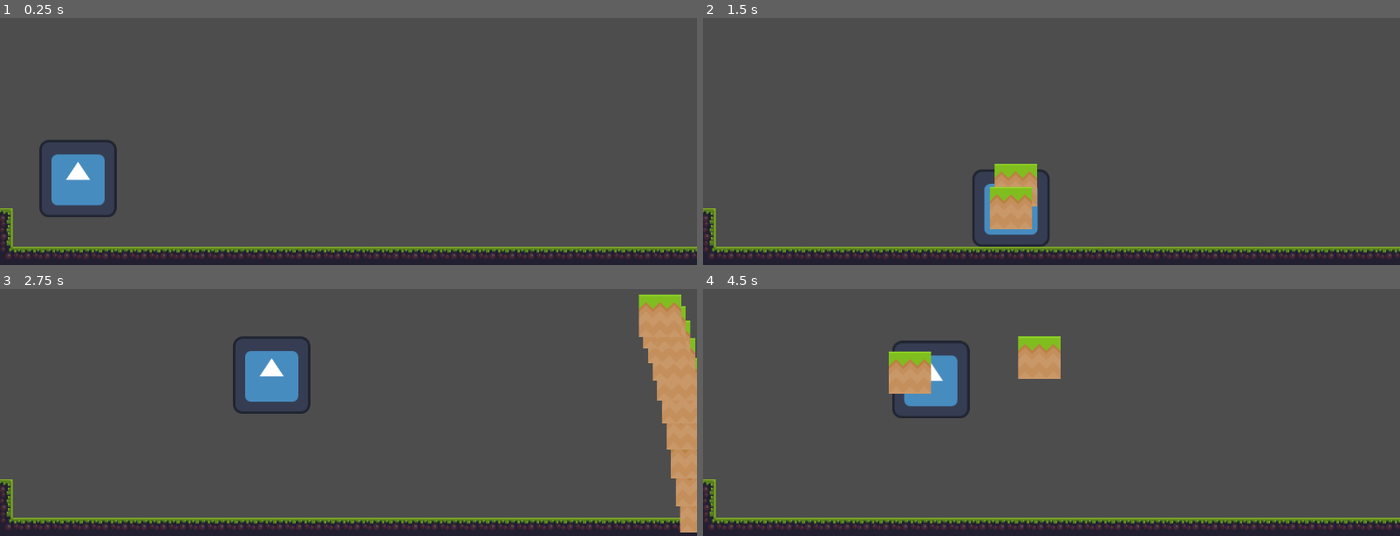
Above: before the commit, frames 1-4 (two rows, left to right).
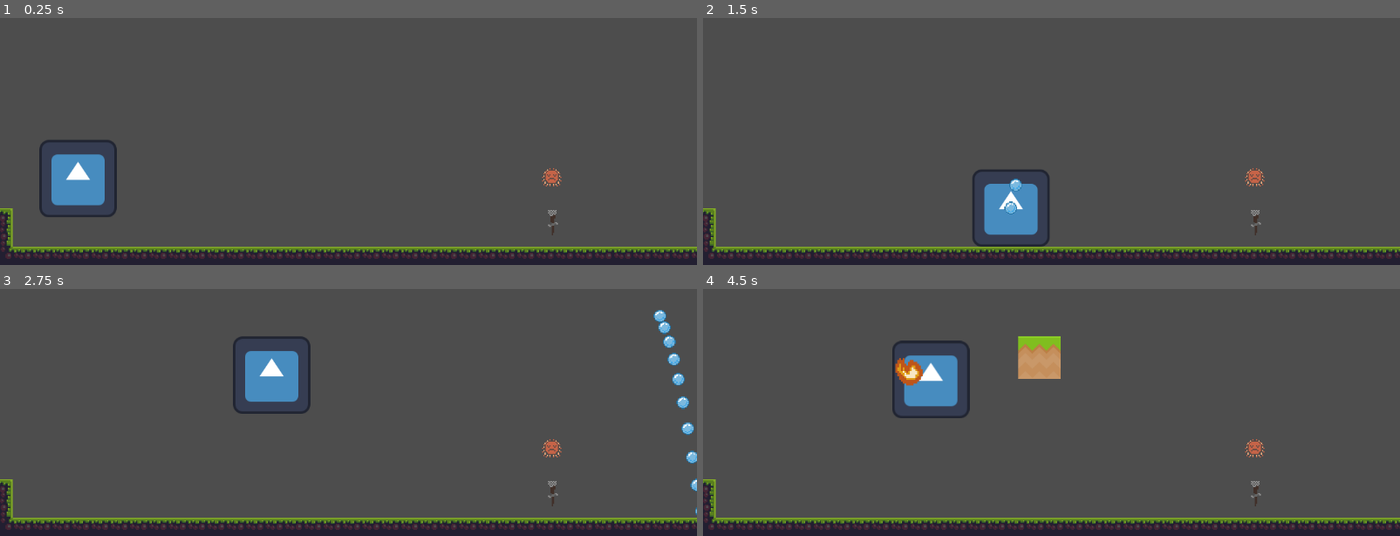
Above: after the commit, the same moments.

Repository: hanseei/superwizquest
Game: Godot game, scene res://Assets/Nodes/Scenes/TestStage.tscn
Same seed, same stepped clock (60 frames per second), same inputs: the game is played once before the commit and once after it. The engine's default icon, where the game draws it, is replaced by a stand-in: a white triangle on a blue panel in a dark square.
Inputs:
- Up to frame 1 (0.25 s): no input
- Up to frame 2 (1.5 s): hold Shift (shift) 0.53-1.28 s; hold D (move_right) from 0.53 s (still down); tap W (move_up) at 0.77 s; tap Space (space) at 1.35 s
- Up to frame 3 (2.75 s): tap W (move_up) at 1.52 s; release D (move_right) at 2.03 s; hold A (move_left) from 2.03 s (still down); hold Shift (shift) from 2.03 s (still down)
- Up to frame 4 (4.5 s): release A (move_left) at 2.78 s; release Shift (shift) at 2.78 s; hold D (move_right) 2.78-4.28 s; tap Space (space) at 2.85, 4.35 s; tap W (move_up) at 3.02, 3.77 s; hold Shift (shift) 3.53-4.28 s; hold A (move_left) from 4.28 s (still down)

The runs differ from the first frame. In frame 1, 0.2% of the frame differs, in the area x 77-81%, y 60-88%; in frame 2, 1.8%; in frame 3, 5.0%, in the area x 77-100%, y 2-99%; in frame 4, 1.2%.

Commit message:
Updated temp sprites for fire and water, implemented torches, working on a separate 'light' to check signals from torch

Diff:
--- /dev/null
+++ b/Assets/Nodes/Actors/Interactables/Scripts/toggletest.gd
@@ -0,0 +1,15 @@
+extends Node2D
+#	Will be used to connect the 'light' on this sprite to the signal of a given torch.
+@export var triggerObjectName = "Torch"
+var triggerObject
+
+
+#func _ready():
+#	if(get_node(triggerObjectName)):
+#		SceneTree
+#			triggerObject = get_node(triggerObjectName)
+#			triggerObject.lit.connect("lightUp")
+
+
+func lightUp():
+	$AnimatedSprite2D.animation = "activated"
--- /dev/null
+++ b/Assets/Nodes/Actors/Interactables/Scripts/torch.gd
@@ -0,0 +1,27 @@
+extends Area2D
+
+@export var state = false
+
+signal doused
+signal lit
+
+#	If hit with a firebolt, check if already lit, if not, light and emit 'lit' signal.
+func lightTorch():
+	if (!state):
+		state = true
+		$AnimatedSprite2D.animation = "burning"
+		lit.emit()
+
+#	If hit with water, check if already doused, if not, douse and emit 'doused' signal.
+func douseTorch():
+	if (state):
+		state = false
+		$AnimatedSprite2D.animation = "default"
+		doused.emit()
+
+#	On collision (layer 4), check if object is in group 'fires' or 'waters', and call the related function.
+func area_entered(area: Area2D):
+	if (area.is_in_group("fires")):
+		lightTorch()
+	elif (area.is_in_group("waters")):
+		douseTorch()
--- /dev/null
+++ b/Assets/Nodes/Actors/Interactables/toggletest.tscn
@@ -0,0 +1,39 @@
+[gd_scene load_steps=6 format=3 uid="uid://c2sylo50eqnp0"]
+
+[ext_resource type="Texture2D" uid="uid://b13vmx4w62sur" path="res://Assets/Images/Spritesheets/testlight_spritesheet.png" id="1_6aswh"]
+[ext_resource type="Script" uid="uid://qa5gqe7rdif3" path="res://Assets/Nodes/Actors/Interactables/Scripts/toggletest.gd" id="1_ov7jl"]
+
+[sub_resource type="AtlasTexture" id="AtlasTexture_ov7jl"]
+atlas = ExtResource("1_6aswh")
+region = Rect2(16, 0, 16, 16)
+
+[sub_resource type="AtlasTexture" id="AtlasTexture_7grol"]
+atlas = ExtResource("1_6aswh")
+region = Rect2(0, 0, 16, 16)
+
+[sub_resource type="SpriteFrames" id="SpriteFrames_wr32u"]
+animations = [{
+"frames": [{
+"duration": 1.0,
+"texture": SubResource("AtlasTexture_ov7jl")
+}],
+"loop": true,
+"name": &"activated",
+"speed": 5.0
+}, {
+"frames": [{
+"duration": 1.0,
+"texture": SubResource("AtlasTexture_7grol")
+}],
+"loop": true,
+"name": &"default",
+"speed": 5.0
+}]
+
+[node name="Toggletest" type="Node2D"]
+script = ExtResource("1_ov7jl")
+
+[node name="AnimatedSprite2D" type="AnimatedSprite2D" parent="."]
+scale = Vector2(2, 2)
+sprite_frames = SubResource("SpriteFrames_wr32u")
+autoplay = "default"
--- /dev/null
+++ b/Assets/Nodes/Actors/Interactables/torch.tscn
@@ -0,0 +1,59 @@
+[gd_scene load_steps=8 format=3 uid="uid://cwbjkioh2y6bw"]
+
+[ext_resource type="Script" uid="uid://d3wspv0ludxmu" path="res://Assets/Nodes/Actors/Interactables/Scripts/torch.gd" id="1_3f0jf"]
+[ext_resource type="Texture2D" uid="uid://mtj0vjxvp1ui" path="res://Assets/Images/Spritesheets/torch_spritesheet.png" id="1_bigg6"]
+
+[sub_resource type="RectangleShape2D" id="RectangleShape2D_3f0jf"]
+size = Vector2(11, 12)
+
+[sub_resource type="AtlasTexture" id="AtlasTexture_47w5k"]
+atlas = ExtResource("1_bigg6")
+region = Rect2(32, 0, 32, 32)
+
+[sub_resource type="AtlasTexture" id="AtlasTexture_pp88j"]
+atlas = ExtResource("1_bigg6")
+region = Rect2(64, 0, 32, 32)
+
+[sub_resource type="AtlasTexture" id="AtlasTexture_jwkup"]
+atlas = ExtResource("1_bigg6")
+region = Rect2(0, 0, 32, 32)
+
+[sub_resource type="SpriteFrames" id="SpriteFrames_36g16"]
+animations = [{
+"frames": [{
+"duration": 1.0,
+"texture": SubResource("AtlasTexture_47w5k")
+}, {
+"duration": 1.0,
+"texture": SubResource("AtlasTexture_pp88j")
+}],
+"loop": true,
+"name": &"burning",
+"speed": 5.0
+}, {
+"frames": [{
+"duration": 1.0,
+"texture": SubResource("AtlasTexture_jwkup")
+}],
+"loop": true,
+"name": &"default",
+"speed": 5.0
+}]
+
+[node name="torch" type="Area2D"]
+collision_layer = 8
+collision_mask = 8
+script = ExtResource("1_3f0jf")
+
+[node name="CollisionShape2D" type="CollisionShape2D" parent="."]
+light_mask = 8
+visibility_layer = 8
+position = Vector2(-0.5, -6)
+shape = SubResource("RectangleShape2D_3f0jf")
+
+[node name="AnimatedSprite2D" type="AnimatedSprite2D" parent="."]
+texture_filter = 1
+sprite_frames = SubResource("SpriteFrames_36g16")
+autoplay = "default"
+
+[connection signal="area_entered" from="." to="." method="area_entered"]
--- a/Assets/Nodes/Actors/Player/Scripts/fire.gd
+++ b/Assets/Nodes/Actors/Player/Scripts/fire.gd
@@ -11,3 +11,8 @@
 
 func _on_Area2D_body_entered(body):
 	queue_free()
+
+#	A function called from player to determine which way the fireball sprite should face
+func setAnimDirection(facing_left: bool):
+	match facing_left:
+		false: $AnimatedSprite2D.flip_h = true
--- a/Assets/Nodes/Actors/Player/Scripts/player.gd
+++ b/Assets/Nodes/Actors/Player/Scripts/player.gd
@@ -52,6 +52,7 @@
 	var shot = scene.instantiate()
 	shot.global_position = $Orb.global_position
 	shot.velocity = Vector2.LEFT * shot.speed if facing_left else Vector2.RIGHT * shot.speed
+	shot.setAnimDirection(facing_left)
 	get_tree().current_scene.add_child(shot)
 
 func shoot_water_burst(scene: PackedScene):
--- a/Assets/Nodes/Actors/Player/earth.tscn
+++ b/Assets/Nodes/Actors/Player/earth.tscn
@@ -13,4 +13,5 @@
 shape = SubResource("RectangleShape2D_7wcun")
 
 [node name="GrassMid" type="Sprite2D" parent="."]
+texture_filter = 1
 texture = ExtResource("1_om26h")
--- a/Assets/Nodes/Actors/Player/fire.tscn
+++ b/Assets/Nodes/Actors/Player/fire.tscn
@@ -1,20 +1,115 @@
-[gd_scene load_steps=4 format=3 uid="uid://cbl8l45oc3fy2"]
+[gd_scene load_steps=16 format=3 uid="uid://cbl8l45oc3fy2"]
 
-[ext_resource type="Texture2D" uid="uid://dvf3leyf8ljbh" path="res://Assets/Images/Tilesets/grassMid.png" id="1_2pqqt"]
 [ext_resource type="Script" uid="uid://dmjau3xpdx5y8" path="res://Assets/Nodes/Actors/Player/Scripts/fire.gd" id="1_5ltu8"]
+[ext_resource type="Texture2D" uid="uid://cgodq03m7ug6w" path="res://Assets/Images/Spritesheets/fireball_spritesheets.png" id="2_wa237"]
+[ext_resource type="Texture2D" uid="uid://dfu1p1onnpgt6" path="res://Assets/Images/Spritesheets/fireball_spritesheet.png" id="3_i5rcq"]
 
 [sub_resource type="RectangleShape2D" id="RectangleShape2D_5ltu8"]
 size = Vector2(70, 70)
 
-[node name="Area2D" type="Area2D"]
+[sub_resource type="AtlasTexture" id="AtlasTexture_nkwac"]
+atlas = ExtResource("2_wa237")
+region = Rect2(0, 0, 16, 16)
+
+[sub_resource type="AtlasTexture" id="AtlasTexture_21k4x"]
+atlas = ExtResource("2_wa237")
+region = Rect2(16, 0, 16, 16)
+
+[sub_resource type="AtlasTexture" id="AtlasTexture_717ml"]
+atlas = ExtResource("3_i5rcq")
+region = Rect2(48, 16, 16, 16)
+
+[sub_resource type="AtlasTexture" id="AtlasTexture_6j36b"]
+atlas = ExtResource("3_i5rcq")
+region = Rect2(32, 16, 16, 16)
+
+[sub_resource type="AtlasTexture" id="AtlasTexture_j33aa"]
+atlas = ExtResource("3_i5rcq")
+region = Rect2(16, 16, 16, 16)
+
+[sub_resource type="AtlasTexture" id="AtlasTexture_rwno2"]
+atlas = ExtResource("3_i5rcq")
+region = Rect2(0, 16, 16, 16)
+
+[sub_resource type="AtlasTexture" id="AtlasTexture_wlox3"]
+atlas = ExtResource("3_i5rcq")
+region = Rect2(0, 0, 16, 16)
+
+[sub_resource type="AtlasTexture" id="AtlasTexture_v6a3d"]
+atlas = ExtResource("3_i5rcq")
+region = Rect2(16, 0, 16, 16)
+
+[sub_resource type="AtlasTexture" id="AtlasTexture_w3k7s"]
+atlas = ExtResource("3_i5rcq")
+region = Rect2(32, 0, 16, 16)
+
+[sub_resource type="AtlasTexture" id="AtlasTexture_c35ia"]
+atlas = ExtResource("3_i5rcq")
+region = Rect2(48, 0, 16, 16)
+
+[sub_resource type="SpriteFrames" id="SpriteFrames_nkwac"]
+animations = [{
+"frames": [{
+"duration": 1.0,
+"texture": SubResource("AtlasTexture_nkwac")
+}, {
+"duration": 1.0,
+"texture": SubResource("AtlasTexture_21k4x")
+}],
+"loop": true,
+"name": &"default",
+"speed": 7.0
+}, {
+"frames": [{
+"duration": 1.0,
+"texture": SubResource("AtlasTexture_717ml")
+}, {
+"duration": 1.0,
+"texture": SubResource("AtlasTexture_6j36b")
+}, {
+"duration": 1.0,
+"texture": SubResource("AtlasTexture_j33aa")
+}, {
+"duration": 1.0,
+"texture": SubResource("AtlasTexture_rwno2")
+}],
+"loop": true,
+"name": &"fire_left",
+"speed": 15.0
+}, {
+"frames": [{
+"duration": 1.0,
+"texture": SubResource("AtlasTexture_wlox3")
+}, {
+"duration": 1.0,
+"texture": SubResource("AtlasTexture_v6a3d")
+}, {
+"duration": 1.0,
+"texture": SubResource("AtlasTexture_w3k7s")
+}, {
+"duration": 1.0,
+"texture": SubResource("AtlasTexture_c35ia")
+}],
+"loop": true,
+"name": &"fire_right",
+"speed": 5.0
+}]
+
+[node name="fire" type="Area2D" groups=["fires"]]
+collision_layer = 9
+collision_mask = 9
 script = ExtResource("1_5ltu8")
 
 [node name="CollisionShape2D" type="CollisionShape2D" parent="."]
+scale = Vector2(0.6, 0.6)
 shape = SubResource("RectangleShape2D_5ltu8")
 
-[node name="GrassMid" type="Sprite2D" parent="."]
-texture = ExtResource("1_2pqqt")
+[node name="VisibleOnScreenEnabler2D" type="VisibleOnScreenEnabler2D" parent="."]
+scale = Vector2(2.4, 2.4)
 
-[node name="VisibleOnScreenEnabler2D" type="VisibleOnScreenEnabler2D" parent="."]
-position = Vector2(0, -0.499998)
-scale = Vector2(3.5, 3.45)
+[node name="AnimatedSprite2D" type="AnimatedSprite2D" parent="."]
+texture_filter = 1
+scale = Vector2(3, 3)
+sprite_frames = SubResource("SpriteFrames_nkwac")
+animation = &"fire_left"
+autoplay = "fire_left"
--- a/Assets/Nodes/Actors/Player/water.tscn
+++ b/Assets/Nodes/Actors/Player/water.tscn
@@ -1,20 +1,24 @@
 [gd_scene load_steps=4 format=3 uid="uid://b43fr5tpkqw0n"]
 
 [ext_resource type="Script" uid="uid://bjs5epuods5p7" path="res://Assets/Nodes/Actors/Player/Scripts/water.gd" id="1_7wcun"]
-[ext_resource type="Texture2D" uid="uid://dvf3leyf8ljbh" path="res://Assets/Images/Tilesets/grassMid.png" id="1_qi1wl"]
+[ext_resource type="Texture2D" uid="uid://d03eysae1pgey" path="res://Assets/Images/Spritesheets/water_sprite.png" id="2_m6nuc"]
 
 [sub_resource type="RectangleShape2D" id="RectangleShape2D_7wcun"]
-size = Vector2(70, 70)
+size = Vector2(14, 14)
 
-[node name="Area2D" type="Area2D"]
+[node name="water" type="Area2D" groups=["waters"]]
+collision_layer = 9
+collision_mask = 9
 script = ExtResource("1_7wcun")
 
-[node name="CollisionShape2D" type="CollisionShape2D" parent="."]
+[node name="CollisionShape2D" type="CollisionShape2D" parent="." groups=["waters"]]
+scale = Vector2(1.5, 1.5)
 shape = SubResource("RectangleShape2D_7wcun")
 
 [node name="GrassMid" type="Sprite2D" parent="."]
-texture = ExtResource("1_qi1wl")
+texture_filter = 1
+scale = Vector2(1.5, 1.5)
+texture = ExtResource("2_m6nuc")
 
 [node name="VisibleOnScreenEnabler2D" type="VisibleOnScreenEnabler2D" parent="."]
-position = Vector2(0, -0.499998)
-scale = Vector2(3.5, 3.45)
+position = Vector2(-3.8147e-07, -1.81794e-07)
--- a/Assets/Nodes/Scenes/TestStage.tscn
+++ b/Assets/Nodes/Scenes/TestStage.tscn
@@ -1,8 +1,10 @@
-[gd_scene load_steps=8 format=4 uid="uid://c7g3qysr2s8mq"]
+[gd_scene load_steps=10 format=4 uid="uid://c7g3qysr2s8mq"]
 
 [ext_resource type="Texture2D" uid="uid://t67xuw2rn3q2" path="res://Assets/Images/Tilesets/tileset_32x32(new).png" id="1_hj4v7"]
 [ext_resource type="PackedScene" uid="uid://clnon8w5k6rob" path="res://Assets/Nodes/Actors/Player/player.tscn" id="2_kuskl"]
 [ext_resource type="Script" uid="uid://c3bmiiwme5v7i" path="res://Assets/Nodes/Actors/Interactables/Scripts/killzone.gd" id="3_hjgtx"]
+[ext_resource type="PackedScene" uid="uid://cwbjkioh2y6bw" path="res://Assets/Nodes/Actors/Interactables/torch.tscn" id="4_vwov1"]
+[ext_resource type="PackedScene" uid="uid://c2sylo50eqnp0" path="res://Assets/Nodes/Actors/Interactables/toggletest.tscn" id="5_57x3k"]
 
 [sub_resource type="PhysicsMaterial" id="PhysicsMaterial_kuskl"]
 
@@ -130,4 +132,12 @@
 [node name="CollisionShape2D" type="CollisionShape2D" parent="Killzone"]
 shape = SubResource("RectangleShape2D_vwov1")
 
+[node name="Torch" parent="." instance=ExtResource("4_vwov1")]
+position = Vector2(914, 571)
+scale = Vector2(2, 2)
+
+[node name="Toggletest" parent="." instance=ExtResource("5_57x3k")]
+texture_filter = 1
+position = Vector2(912, 502)
+
 [connection signal="body_entered" from="Killzone" to="Killzone" method="_on_body_entered"]
--- a/project.godot
+++ b/project.godot
@@ -48,6 +48,13 @@
 ]
 }
 
+[layer_names]
+
+2d_physics/layer_1="walls"
+2d_physics/layer_2="player"
+2d_physics/layer_3="enemies"
+2d_physics/layer_4="objects"
+
 [rendering]
 
 renderer/rendering_method="gl_compatibility"
Binary file added: Assets/Images/Spritesheets/fireball_spritesheet.png
Not shown, added: Assets/Images/Spritesheets/fireball_spritesheet.png.import
Binary file added: Assets/Images/Spritesheets/fireball_spritesheets.png
Not shown, added: Assets/Images/Spritesheets/fireball_spritesheets.png.import
Binary file added: Assets/Images/Spritesheets/testlight_spritesheet.png
Not shown, added: Assets/Images/Spritesheets/testlight_spritesheet.png.import
Binary file added: Assets/Images/Spritesheets/torch_spritesheet.png
Not shown, added: Assets/Images/Spritesheets/torch_spritesheet.png.import
Binary file added: Assets/Images/Spritesheets/water_sprite.png
Not shown, added: Assets/Images/Spritesheets/water_sprite.png.import
Not shown, added: Assets/Nodes/Actors/Interactables/Scripts/toggletest.gd.uid
Not shown, added: Assets/Nodes/Actors/Interactables/Scripts/torch.gd.uid
(and 1 more such lines)
